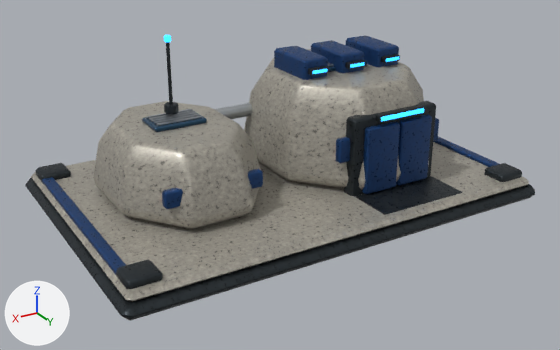
Two versions of the glTF model assets/solis/models/solis_comptoir_technique.gltf, one commit apart.
One viewpoint serves both versions: a 50 mm camera at (5.0, 8.38, 4.48) aimed at (0.14, 0.28, 0.42). Arrows for +X, +Y and +Z are at lower left; the lights stay in place. The first picture is the older version. Where no turn or scale is listed for an object, it has been applied to the vertices. Vertices at exactly the same position are counted once.

In view in the first picture: 'Building.016_Geometry', 'Door_0_L.004_Geometry', 'Door_0_R.004_Geometry'.
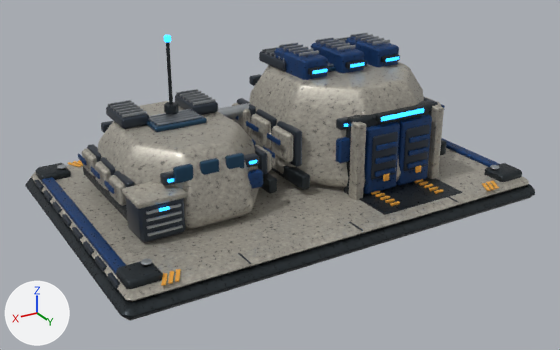
Where the change shows, as pixel boxes (x1, y1, x2, y2) in the pictures (560 x 350 px):
'Building.016_Geometry', reshaped
    before: (25, 35, 535, 321)
    after: (25, 32, 535, 321)
'Door_0_R.004_Geometry', reshaped, moved
    before: (362, 121, 400, 194)
    after: (363, 121, 400, 194)
'Door_0_L.004_Geometry', reshaped, moved
    both: (396, 115, 432, 186)
part 1 of me_antenna_beacon_004, added
    after: (159, 206, 170, 212)
part 2 of me_antenna_beacon_004, added
    after: (427, 105, 444, 179)
part 3 of me_antenna_beacon_004, added
    after: (349, 121, 366, 200)
part 4 of me_antenna_beacon_004, added
    after: (122, 182, 187, 209)
part 5 of me_antenna_beacon_004, added
    after: (246, 121, 259, 132)
part 6 of me_antenna_beacon_004, added
    after: (78, 153, 87, 165)
part 7 of me_antenna_beacon_004, added
    after: (90, 166, 100, 179)
part 8 of me_antenna_beacon_004, added
    after: (104, 180, 115, 194)
part 9 of me_antenna_beacon_004, added
    after: (35, 32, 499, 290)

What changed in the scene script:
```text
Change me_antenna_beacon_004:
    remove me_antenna_beacon_004.from_pydata(...)  # 1228 vertices, 2292 faces; spans x -4.32..1.6, y -1.61..2.31, z -2.27..0.04
    add me_antenna_beacon_004.from_pydata(...)  # 4852 vertices, 8904 faces; spans x -4.32..1.6, y -1.61..2.31, z -2.27..0.04
    me_antenna_beacon_004 part 1: the loose piece of 24 vertices spanning x -0.64..0.64, y 1.1..1.22, z -1.66..-1.45 is copied, and the copy is scaled about its middle by (0.0925, 0.234, 0.169), then moved by (0.72, 0.21, 0.0), in mat_solis_energy (blue #2ca2f3, glowing blue #2eaaff); it spans x 0.66..0.78, y 1.35..1.38, z -1.58..-1.54
    me_antenna_beacon_004 part 2: the loose piece of 24 vertices spanning x -3.15..-1.81, y 1.23..1.45, z -2.08..-0.95 is copied, and the copy is scaled about its middle by (0.0822, 0.831, 0.946), then moved by (-0.63, 0.13, 0.02), in mat_solis_ivory; it spans x -3.18..-3.05, y 1.38..1.56, z -2.02..-0.98
    me_antenna_beacon_004 part 3: the loose piece of 24 vertices spanning x -3.15..-1.81, y 1.23..1.45, z -2.08..-0.95 is copied, and the copy is scaled about its middle by (0.0822, 0.831, 0.946), then moved by (0.63, 0.13, 0.02), in mat_solis_ivory; it spans x -1.91..-1.79, y 1.38..1.56, z -2.02..-0.98
    me_antenna_beacon_004 part 4: the loose piece of 24 vertices spanning x -0.35..0.35, y -0.15..0.3, z -1.06..-1.0 is copied, and the copy is scaled about its middle by (0.856, 1.1, 1.25), then moved by (0.72, 1.01, -0.44), in mat_solis_ivory; it spans x 0.42..1.02, y 0.85..1.34, z -1.51..-1.43
    me_antenna_beacon_004 part 5: the loose piece of 24 vertices spanning x -0.35..0.35, y -0.15..0.3, z -1.06..-1.0 is copied, and the copy is scaled about its middle by (0.0214, 0.72, 1.28), then moved by (-1.11, 0.02, -0.28), in mat_solis_cobalt; it spans x -1.12..-1.09, y -0.06..0.26, z -1.34..-1.27
    me_antenna_beacon_004 part 6: the loose piece of 24 vertices spanning x 1.31..1.47, y -1.38..2.08, z -2.01..-1.93 is copied, and the copy is scaled about its middle by (0.123, 0.0804, 1.12), then moved by (-0.31, -0.78, 0.46); it spans x 1.07..1.09, y -0.57..-0.28, z -1.54..-1.48
    me_antenna_beacon_004 part 7: the loose piece of 24 vertices spanning x -0.35..0.35, y -0.15..0.3, z -1.06..-1.0 is copied, and the copy is scaled about its middle by (0.0214, 0.644, 1.28), then moved by (1.08, 0.0, -0.48), in mat_solis_cobalt; it spans x 1.07..1.09, y -0.06..0.22, z -1.54..-1.48
    me_antenna_beacon_004 part 8: the loose piece of 24 vertices spanning x 1.31..1.47, y -1.38..2.08, z -2.01..-1.93 is copied, and the copy is scaled about its middle by (0.123, 0.0804, 1.12), then moved by (-0.31, 0.24, 0.46); it spans x 1.07..1.09, y 0.44..0.73, z -1.54..-1.48
    me_antenna_beacon_004 part 9: 2896 vertices added at x -4.24..1.52, y -1.58..2.28, z -2.07..-0.35
    other edits to the shape of me_antenna_beacon_004 do not show in these pictures
    add me_antenna_beacon_004.materials.append(mat_solis_anodized)  # greyish blue #3c444f
    add me_antenna_beacon_004.materials.append(mat_solis_amber_safety)  # orange #f6af42
Change me_door_left_004:
    remove me_door_left_004.from_pydata(...)  # 24 vertices, 44 faces; spans x -0.252..0.252, y -0.06..0.06, z -0.445..0.445
    add me_door_left_004.from_pydata(...)  # 144 vertices, 264 faces; spans x -0.252..0.252, y -0.16..0.047, z -0.285..0.605
    me_door_left_004 part 10: 24 vertices removed from x -0.252..0.252, y -0.06..0.06, z -0.445..0.445; 144 vertices added at x -0.252..0.252, y -0.16..0.047, z -0.285..0.605
    add me_door_left_004.materials.append(mat_solis_anodized)  # greyish blue #3c444f
    add me_door_left_004.materials.append(mat_solis_amber_safety)  # orange #f6af42
Change me_door_right_004:
    remove me_door_right_004.from_pydata(...)  # 24 vertices, 44 faces; spans x -0.252..0.252, y -0.06..0.06, z -0.445..0.445
    add me_door_right_004.from_pydata(...)  # 144 vertices, 264 faces; spans x -0.252..0.252, y -0.16..0.047, z -0.285..0.605
    me_door_right_004 part 11: 24 vertices removed from x -0.252..0.252, y -0.06..0.06, z -0.445..0.445; 144 vertices added at x -0.252..0.252, y -0.16..0.047, z -0.285..0.605
    add me_door_right_004.materials.append(mat_solis_anodized)  # greyish blue #3c444f
    add me_door_right_004.materials.append(mat_solis_amber_safety)  # orange #f6af42
Change ob_door_0_l_004_geometry:
    ob_door_0_l_004_geometry.location: (-1.385, 1.13, 0.755) -> (-1.385, 1.23, 0.595)
Change ob_door_0_r_004_geometry:
    ob_door_0_r_004_geometry.location: (-0.855, 1.13, 0.755) -> (-0.855, 1.23, 0.595)
```
